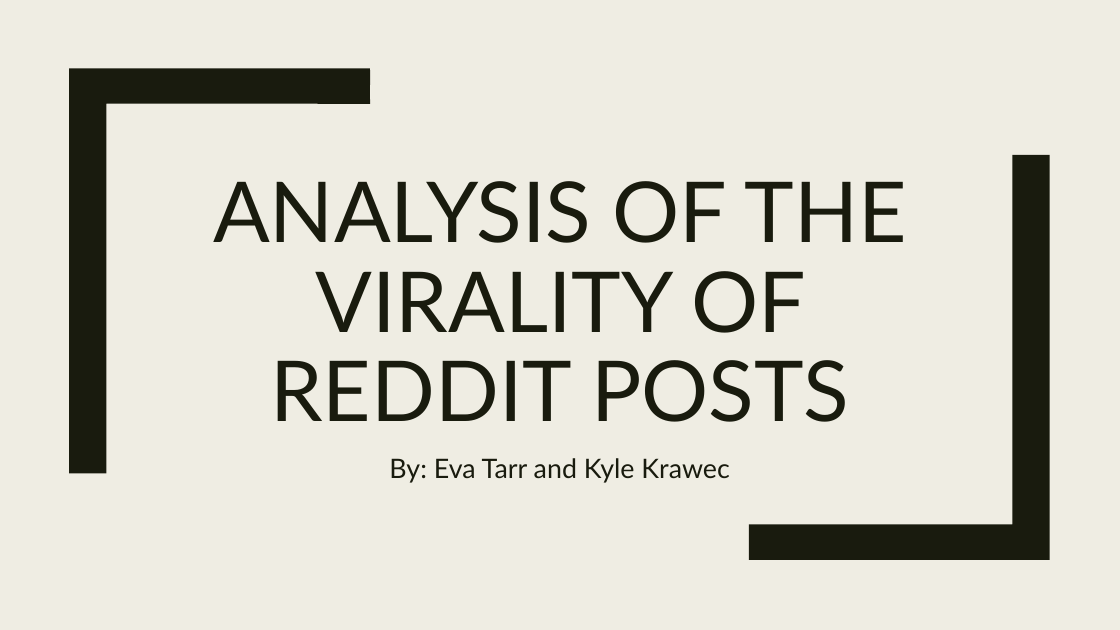
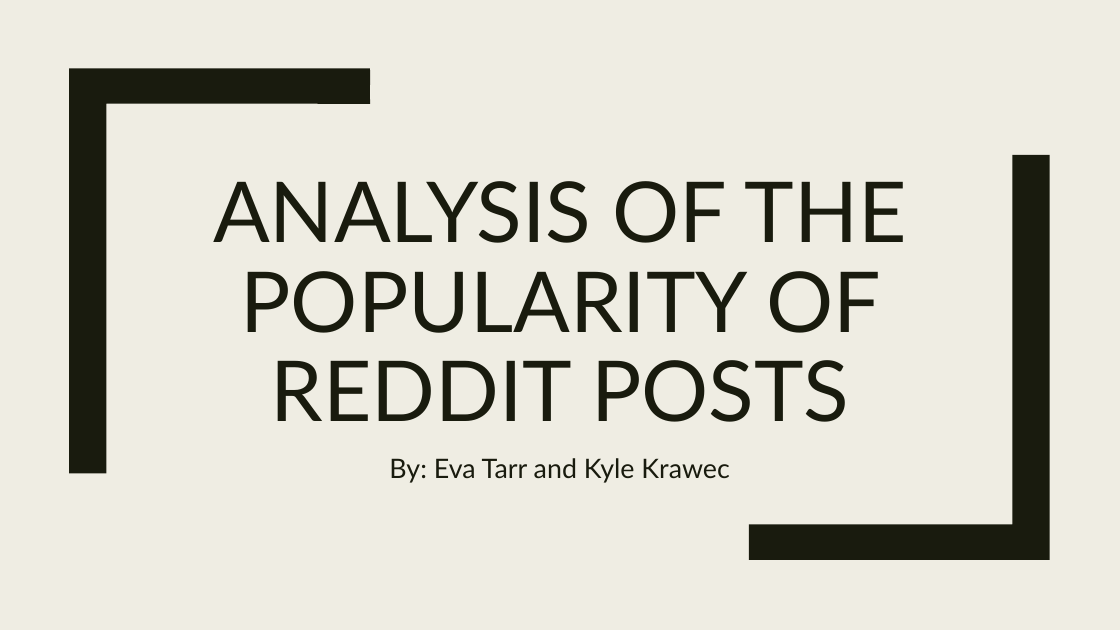
Before and after one commit to EvaTarr/CMPT412Project, a slide deck: slide 1 of presentation.pptx. Drawn at 1120x630 pixels with LibreOffice and Linux fonts; fonts in the diff are those of the drawing. Boxes give left, top, right and bottom in pixels: in the first picture for what was removed or moved away, otherwise in the second. Text is boxed around its words. In the diff, an @@ line names an element or a change of style, - is before the commit and + after.

```diff
--- a/presentation.pptx
+++ b/presentation.pptx
@@ title at (x1=213, y1=181, x2=907, y2=422): text changed @@
-ANALYSIS OF THE VIRALITY OF REDDIT POSTS
+ANALYSIS OF THE POPULARITY OF REDDIT POSTS
```
Also in this commit, not shown: 3 other slides changed, 1 slide added, 1 other file.
